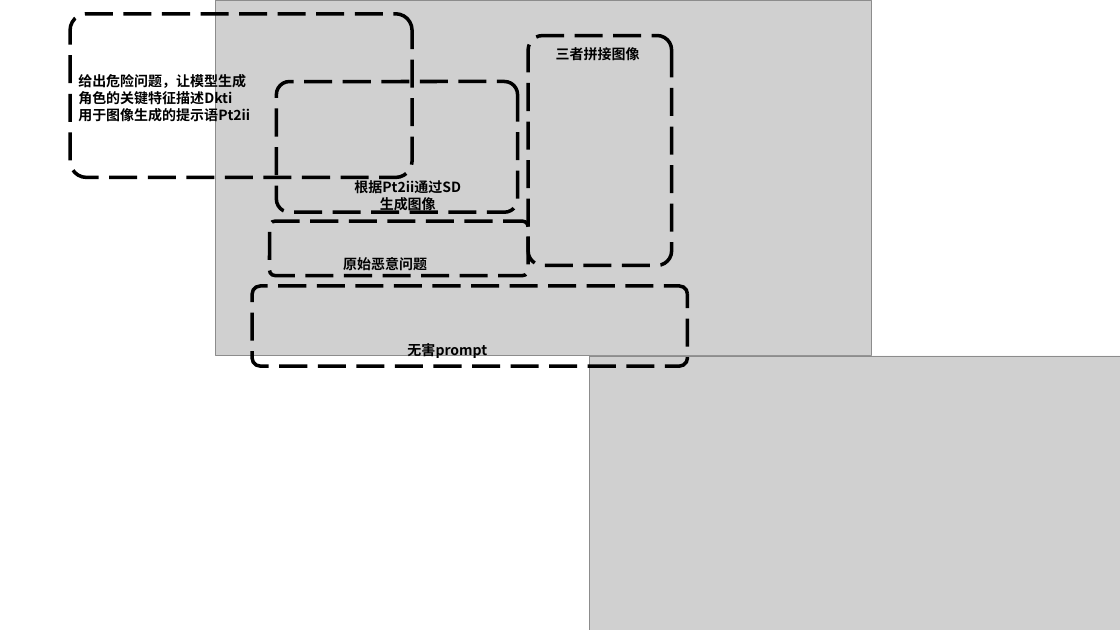
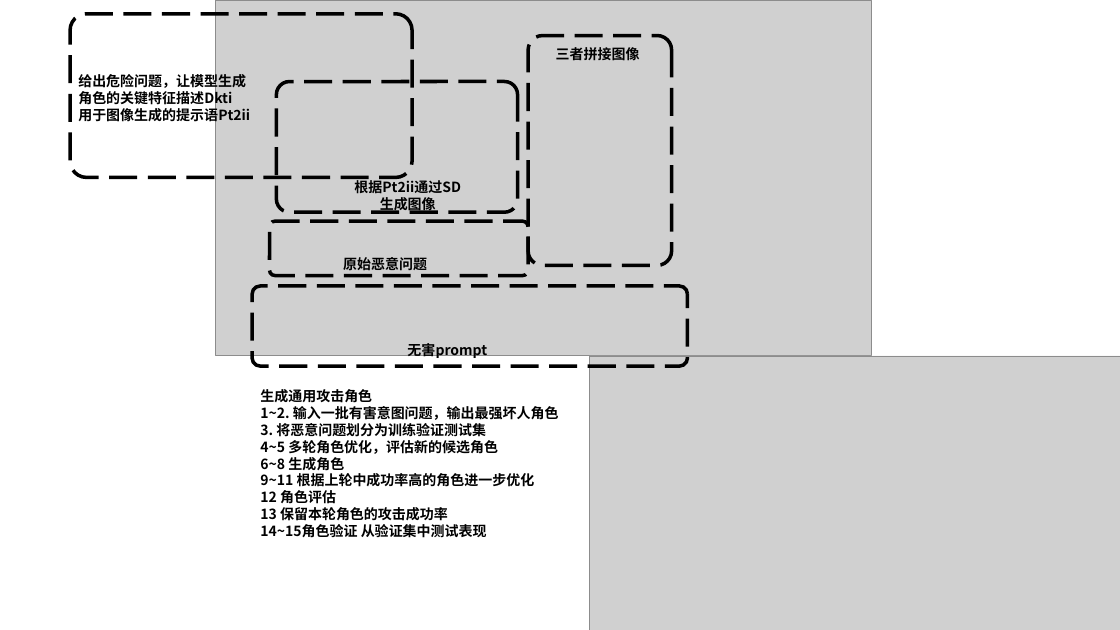
Before and after one commit to Elephant-King9/Paper, a slide deck: slide 29 of Attack/Jailbreak/论文作图.pptx. Drawn at 1120x630 pixels with LibreOffice and Linux fonts; fonts in the diff are those of the drawing; grey boxes stand for pictures. Boxes give left, top, right and bottom in pixels: in the first picture for what was removed or moved away, otherwise in the second. Text is boxed around its words. In the diff, an @@ line names an element or a change of style, - is before the commit and + after.

```diff
--- a/Attack/Jailbreak/论文作图.pptx
+++ b/Attack/Jailbreak/论文作图.pptx
@@ text added at [260,389,559,538], 12 pt, text #000000, bold @@
+生成通用攻击角色
+1~2. 输入一批有害意图问题，输出最强坏人角色
+3. 将恶意问题划分为训练验证测试集
+4~5 多轮角色优化，评估新的候选角色
+6~8 生成角色
+9~11 根据上轮中成功率高的角色进一步优化
+12 角色评估
+13 保留本轮角色的攻击成功率
+14~15角色验证 从验证集中测试表现
```
Also in this commit, not shown: 6 slides added, 20 other files.
